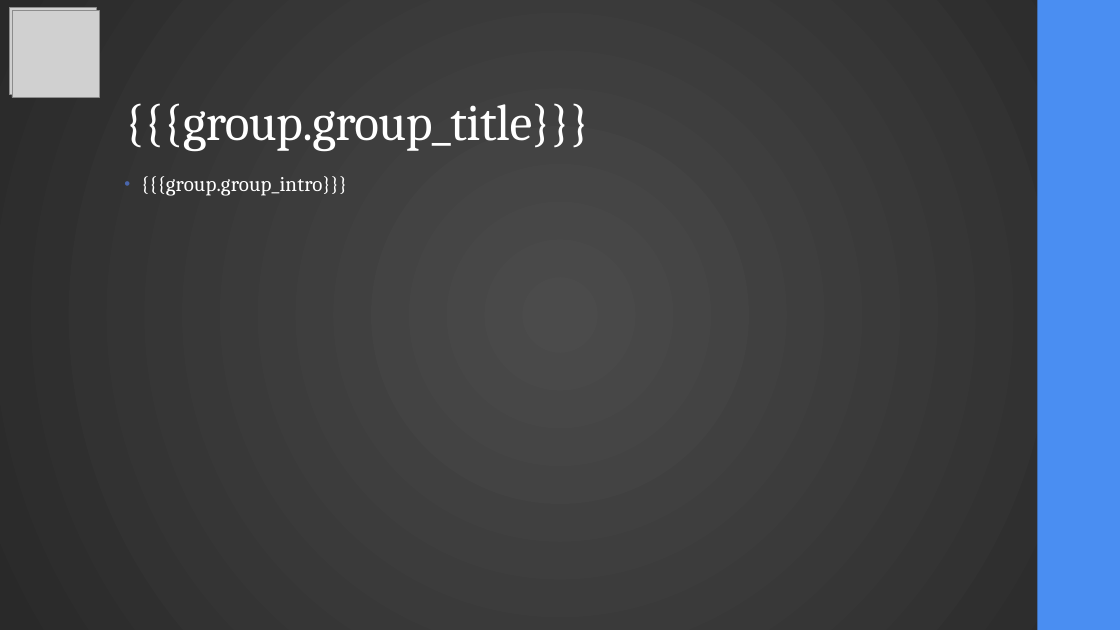
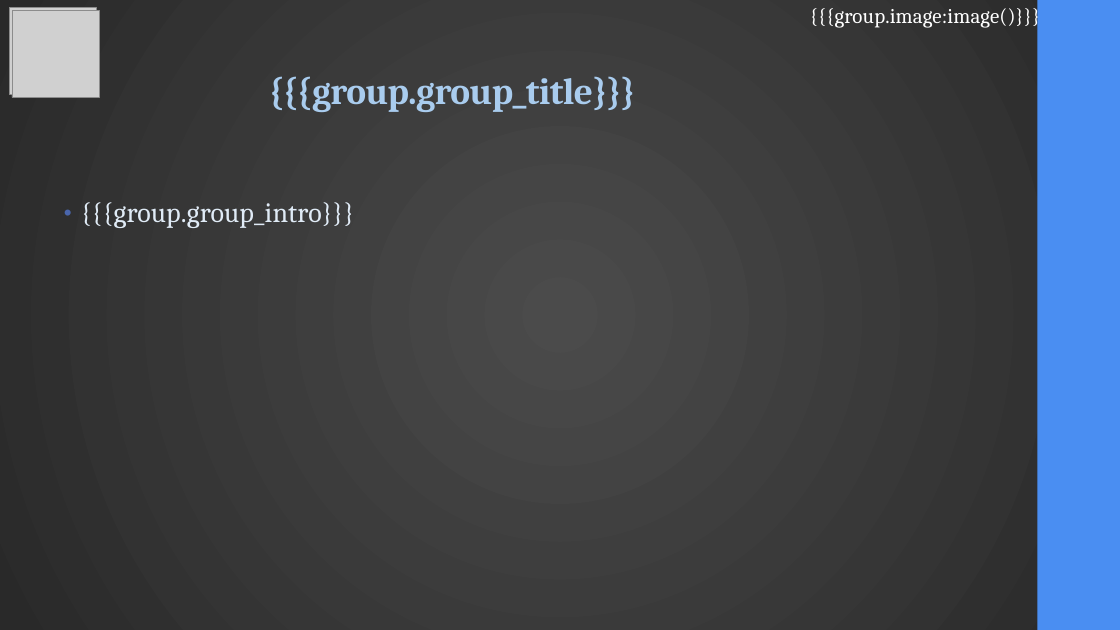
Before and after one commit to RomanMykolaichuk/DEEP_04_2025, a slide deck: slide 2 of complex_template.pptx. Drawn at 1120x630 pixels with LibreOffice and Linux fonts; fonts in the diff are those of the drawing; grey boxes stand for pictures. Boxes give left, top, right and bottom in pixels: in the first picture for what was removed or moved away, otherwise in the second. Text is boxed around its words. In the diff, an @@ line names an element or a change of style, - is before the commit and + after.

```diff
--- a/complex_template.pptx
+++ b/complex_template.pptx
@@ text "{{{group.group_title}}}" moved from (x1=124, y1=103, x2=590, y2=151) to (x1=269, y1=76, x2=635, y2=112) @@
@@ text "{{{group.group_title}}}" at (x1=269, y1=76, x2=635, y2=112): size 44 to 32 pt, text colour #FFFFFF to #A9CCEE, bold on; alignment left to centre @@
@@ text added at (x1=810, y1=3, x2=1040, y2=28), 18 pt, text #FFFFFF @@
+{{{group.image:image()}}}
@@ text "{{{group.group_intro}}}" moved from (x1=141, y1=176, x2=347, y2=196) to (x1=81, y1=202, x2=355, y2=228) @@
@@ text "{{{group.group_intro}}}" at (x1=81, y1=202, x2=355, y2=228): size 18 to 24 pt, text colour #FFFFFF to #E0EBF6 @@
```
Also in this commit, not shown: 3 other slides changed, 4 other files.
